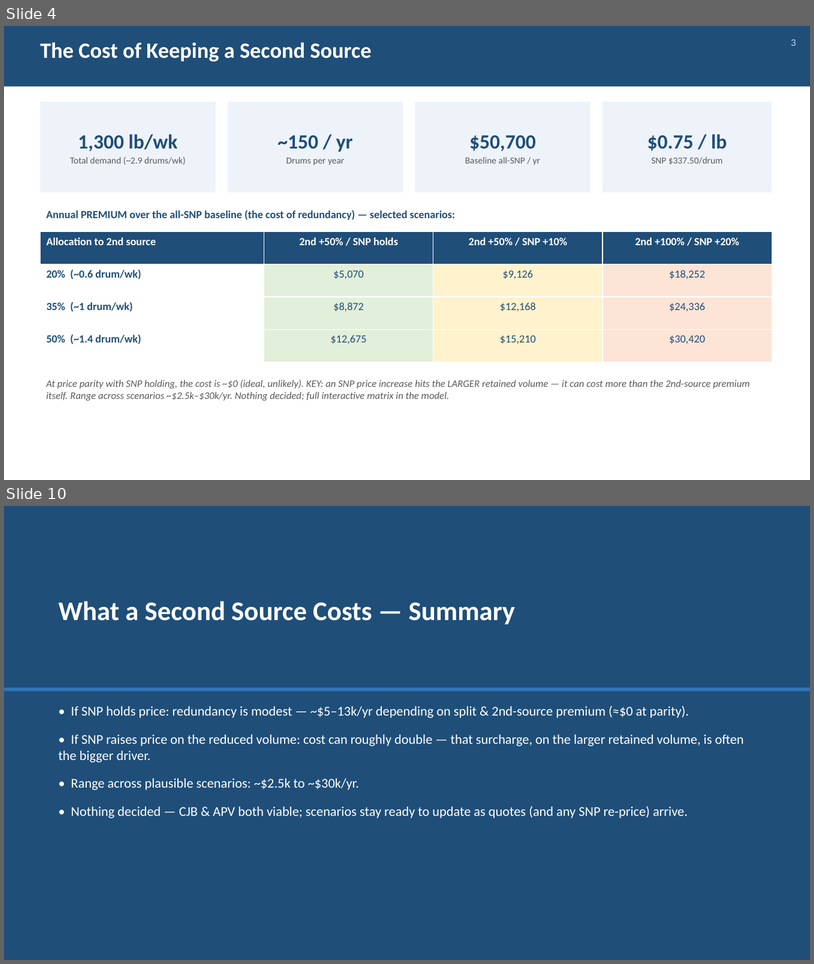
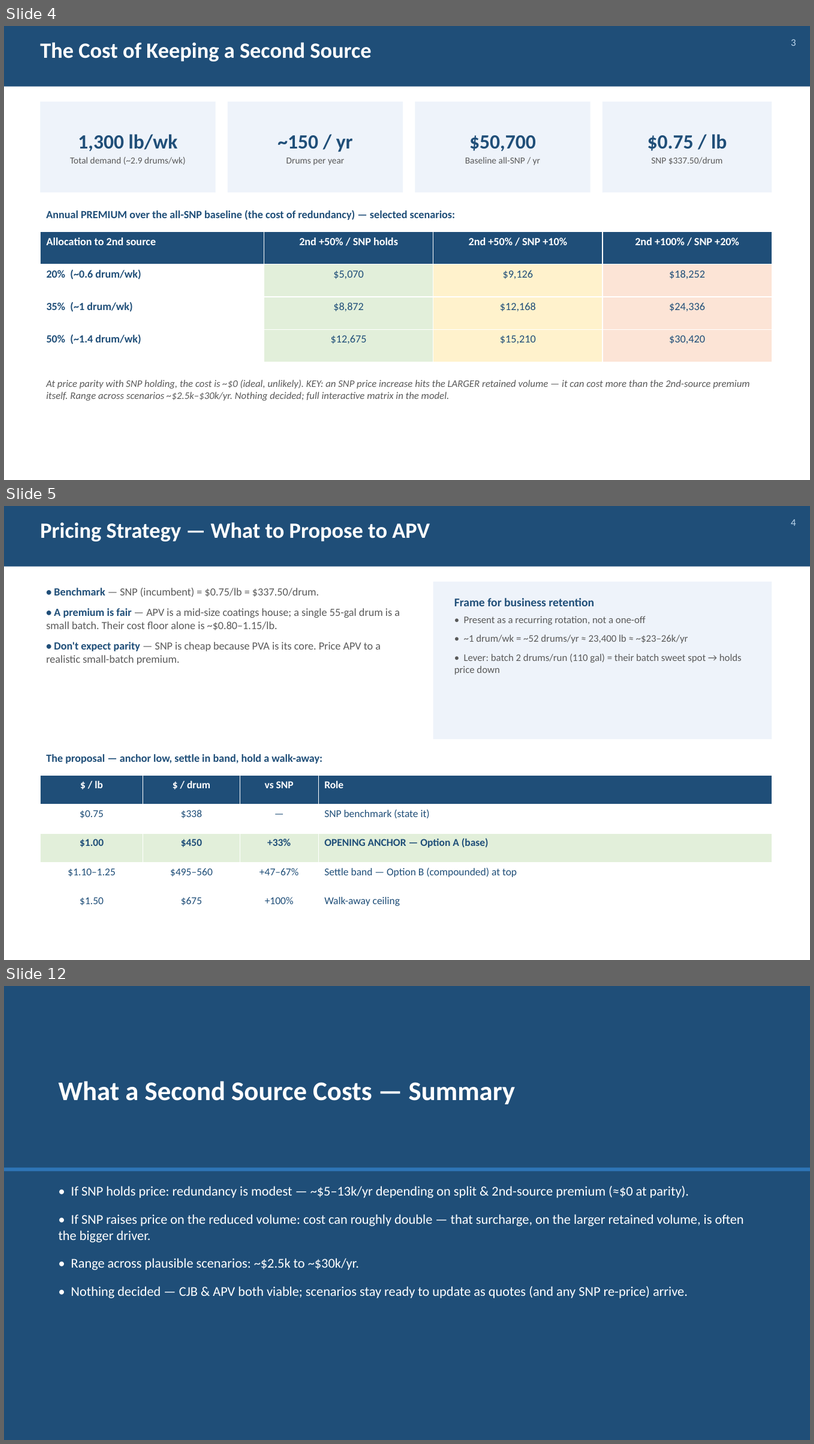
Before and after one commit to naviero1/Claude-Works, a slide deck: PVA second supplier initiative/PVA_Second_Source_Slides.pptx. Shown one above the other, each under a label of ours: slides 4 and 10 before the commit, slides 4, 5 and 12 after it; the slides between them are not shown. The pictures are 814x964 and 814x1444 pixels, drawn with LibreOffice and Linux fonts; fonts in the diff are those of the drawing. Boxes give left, top, right and bottom in pixels: in the first picture for what was removed or moved away, otherwise in the second. Text is boxed around its words. In the diff, an @@ line names an element or a change of style, - is before the commit and + after.

```diff
--- a/PVA second supplier initiative/PVA_Second_Source_Slides.pptx
+++ b/PVA second supplier initiative/PVA_Second_Source_Slides.pptx
@@ slide 5 added at bbox=[4, 506, 810, 960], background #FFFFFF @@
@@ rectangle added at bbox=[4, 506, 810, 567], fill #1F4E78 @@
@@ text added at bbox=[40, 522, 430, 541], 26 pt, text #FFFFFF, bold @@
+Pricing Strategy — What to Propose to APV
@@ text added at bbox=[791, 519, 796, 526], 12 pt, text #BDD7EE @@
+4
@@ text added at bbox=[46, 588, 400, 664], 13 pt, text #595959 @@
+• Benchmark — SNP (incumbent) = $0.75/lb = $337.50/drum.
+• A premium is fair — APV is a mid-size coatings house; a single 55-gal drum is a small batch. Their cost floor alone is ~$0.80–1.15/lb.
+• Don't expect parity — SNP is cheap because PVA is its core. Price APV to a realistic small-batch premium.
@@ rectangle added at bbox=[434, 582, 772, 739], fill #EEF3FA @@
@@ text added at bbox=[455, 598, 742, 675], 12 pt, text #595959 @@
+Frame for business retention
+• Present as a recurring rotation, not a one-off
+• ~1 drum/wk = ~52 drums/yr ≈ 23,400 lb ≈ ~$23–26k/yr
+• Lever: batch 2 drums/run (110 gal) = their batch sweet spot → holds price down
@@ text added at bbox=[46, 754, 323, 763], 13 pt, text #1F4E78, bold @@
+The proposal — anchor low, settle in band, hold a walk-away:
@@ table added at bbox=[40, 775, 772, 921], 5 rows, 4 columns @@
+$ / lb | $ / drum | vs SNP | Role
+$0.75 | $338 | — | SNP benchmark (state it)
+$1.00 | $450 | +33% | OPENING ANCHOR — Option A (base)
+$1.10–1.25 | $495–560 | +47–67% | Settle band — Option B (compounded) at top
+$1.50 | $675 | +100% | Walk-away ceiling
@@ what was slide 10 is now slide 12 @@
```
Also in this commit, not shown: 5 slides changed, 1 other slide added.
